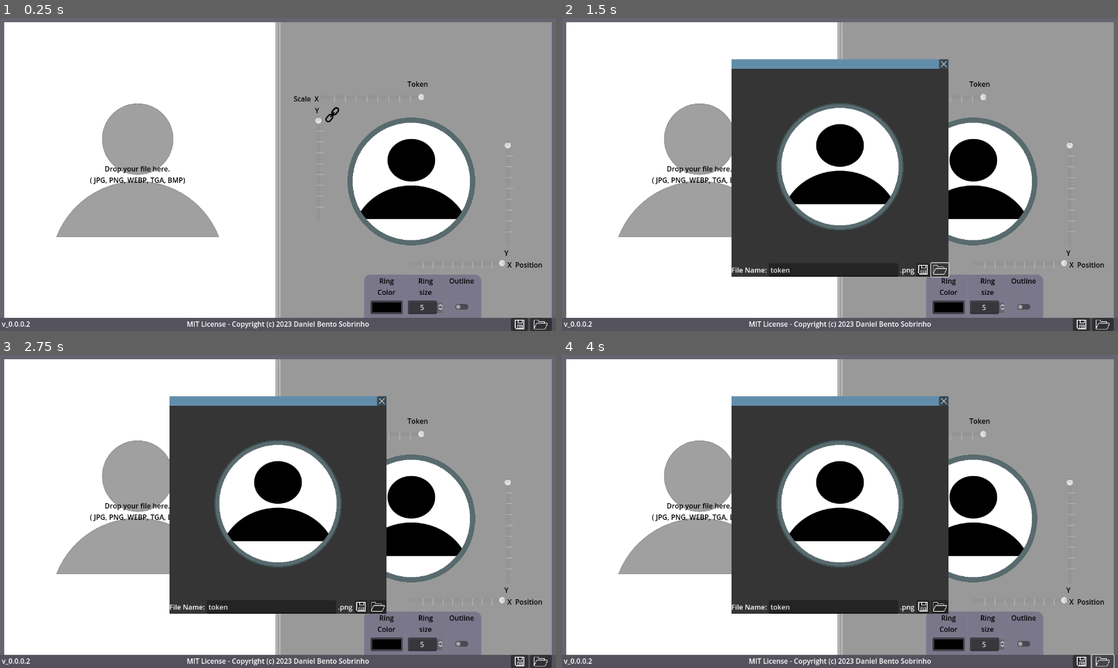
Above: before the commit, frames 1-4 (two rows, left to right).
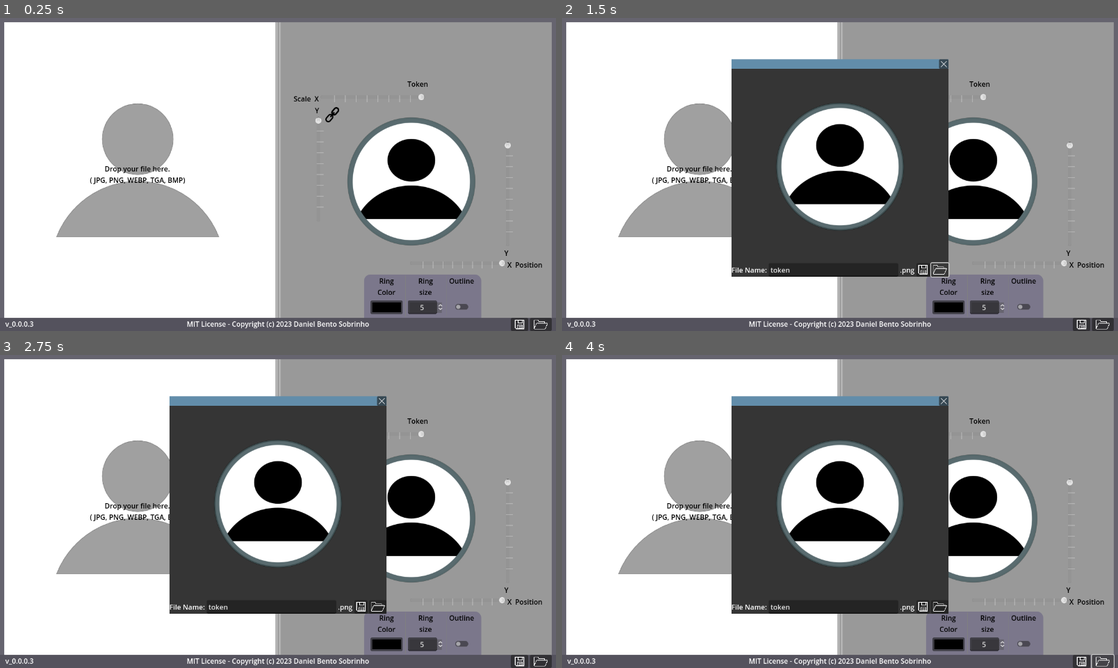
Above: after the commit, the same moments.

Repository: Daniel3dartist/Go.Token
Game: Godot game, scene res://Scenes/Main.tscn
The game is run twice, just before and just after one commit, with the same random seed, the same clock (stepped at 60 frames per second) and the same inputs.
Inputs (mouse positions are in pixels of both pictures, inside the frame that each line leads up to):
- Up to frame 1 (0.25 s): no input
- Up to frame 2 (1.5 s): click (1079, 324) at 0.5 s; click (940, 268) at 1.25 s
- Up to frame 3 (2.75 s): click "true" at 2 s
- Up to frame 4 (4 s): click (1023, 642) at 2.75 s; click (1101, 661) at 3.5 s

The runs differ from the first frame. In frame 1, 0.1% of the frame differs, in the area x 0-86%, y 31-99%; in frame 2, 0.2%, in the area x 0-86%, y 27-99%; in frame 3, 0.2%; in frame 4, 0.2%.

Commit message:
Fixed vector scaling bug when simultaneous input mode is activated.

Diff:
--- a/Scenes/Main.tscn
+++ b/Scenes/Main.tscn
@@ -81,8 +81,6 @@
 shader_parameter/uvs_y = 1.0
 shader_parameter/uvm_x = 0.0
 shader_parameter/uvm_y = null
-shader_parameter/smoothness = 0.0
-shader_parameter/shadow_smoothness = 0.0
 shader_parameter/tex_frg_2 = ExtResource("3")
 
 [sub_resource type="StyleBoxFlat" id="17"]
@@ -234,7 +232,6 @@
 custom_minimum_size = Vector2(240, 0)
 layout_mode = 2
 size_flags_horizontal = 3
-min_value = -1.0
 max_value = 1.0
 step = 0.1
 value = 1.0
@@ -262,7 +259,6 @@
 custom_minimum_size = Vector2(0, 240)
 layout_mode = 2
 size_flags_vertical = 3
-min_value = -1.0
 max_value = 1.0
 step = 0.1
 value = 1.0
@@ -722,11 +718,12 @@
 anchors_preset = 4
 anchor_top = 0.5
 anchor_bottom = 0.5
+offset_left = 8.0
 offset_top = -13.0
-offset_right = 86.0
+offset_right = 94.0
 offset_bottom = 13.0
 grow_vertical = 2
-text = " v_0.0.0.2"
+text = " v_0.0.0.3"
 
 [node name="MIT_Author" type="Label" parent="ColorRect"]
 layout_mode = 1
@@ -784,7 +781,9 @@
 grow_horizontal = 2
 grow_vertical = 2
 
+[connection signal="gui_input" from="Panel/HBoxContainer/Panel2/CenterContainer/Token/HBoxContainer/VBoxContainer/X_Scale_Input/X_Scale_Input_HSlider" to="Panel/HBoxContainer/Panel2/CenterContainer/Token/HBoxContainer/VBoxContainer/HBoxContainer2/CenterContainer/Token_TextureRect" method="_on_x_scale_input_h_slider_gui_input"]
 [connection signal="value_changed" from="Panel/HBoxContainer/Panel2/CenterContainer/Token/HBoxContainer/VBoxContainer/X …(216 unchanged characters)…
+[connection signal="gui_input" from="Panel/HBoxContainer/Panel2/CenterContainer/Token/HBoxContainer/VBoxContainer/HBoxContainer2/Y_Scale_Input/Y_Scale_Input_VSlider" to="Panel/HBoxContainer/Panel2/CenterContainer/Token/HBoxContainer/VBoxContainer/HBoxContainer2/CenterContainer/Token_TextureRect" method="_on_y_scale_input_v_slider_gui_input"]
 [connection signal="value_changed" from="Panel/HBoxContainer/Panel2/CenterContainer/Token/HBoxContainer/VBoxContainer/H …(231 unchanged characters)…
 [connection signal="value_changed" from="Panel/HBoxContainer/Panel2/CenterContainer/Token/HBoxContainer/VBoxContainer/H …(240 unchanged characters)…
 [connection signal="value_changed" from="Panel/HBoxContainer/Panel2/CenterContainer/Token/HBoxContainer/VBoxContainer/X …(225 unchanged characters)…
--- a/Scenes/save_panel.tscn
+++ b/Scenes/save_panel.tscn
@@ -23,8 +23,6 @@
 shader_parameter/uvs_y = 1.0
 shader_parameter/uvm_x = 0.0
 shader_parameter/uvm_y = null
-shader_parameter/smoothness = 0.01
-shader_parameter/shadow_smoothness = 0.01
 shader_parameter/tex_frg_2 = ExtResource("2")
 
 [node name="save_panel" type="Panel"]
--- a/Scripts/Main.gd
+++ b/Scripts/Main.gd
@@ -127,6 +127,8 @@
 	save_panel.get_node('VBoxContainer/HBoxContainer/CenterContainer/ViewportContainer2/SubViewport/CenterContainer/Token_TextureRect').material = Token.material
 	centerc.visible = true
 	centerc.add_child(save_panel)
+	var dir_button = save_panel.get_node('VBoxContainer/HBoxContainer2/Dir_path')
+	dir_button.connect("button_up", Callable(self, "_on_Dir_button_up"))
 
 	centerc.get_node("save_panel/VBoxContainer/HBoxContainer2/LineEdit").text = 'token'
 	save_panel.get_node("VBoxContainer/HBoxContainer2/Save_PNG_Token_File_button").connect("button_up", Callable(self, "_on_Save_PNG_Token_File_button_up"))
@@ -146,7 +148,3 @@
 		file_name = file_name + '.png'
 	save_path = BASE_PATH + '/tokens/%s' % file_name
 	_Save_Token(file_name)
-
-
-func _on_Dir_path_button_up():
-	_Open_Dir()
--- a/Scripts/Token_TextureRect.gd
+++ b/Scripts/Token_TextureRect.gd
@@ -4,6 +4,11 @@
 @onready var color_picker = self.get_parent().get_parent().get_parent().get_parent().get_node("VBoxContainer3/VBoxContainer/CenterContainer/ColorPickerButton")
 @onready var main_root = $"../../../../../../../../../.."
 
+@onready var x_scale = self.get_parent().get_parent().get_parent().get_node("X_Scale_Input/X_Scale_Input_HSlider")
+@onready var y_scale = self.get_parent().get_parent().get_node("Y_Scale_Input/Y_Scale_Input_VSlider")
+var x_scale_preview: float = 1.0
+var y_scale_preview: float = 1.0
+var slider_block
 
 func _ready():
 	main_root.connect("img_sz", Callable(self, "on_img_sz"))
@@ -19,18 +24,17 @@
 	var y = _size[1]
 	print('Size: : : ',_size)
 	if x != y:
-		var scale_x = $"../../../X_Scale_Input/X_Scale_Input_HSlider"
-		var scale_y = $"../../Y_Scale_Input/Y_Scale_Input_VSlider"
-		scale_x.value = 1.0
-		scale_y.value = 1.0
+		x_scale.value = 1.0
+		y_scale.value = 1.0
 		check_box.button_pressed = false
 		if x > y:
 			print('x')
-			scale_x.value = calc_scale(x)
-#			self.material.set_shader_parameter('uvs_x' , value)
+			x_scale.value = calc_scale(x)
+			self.material.set_shader_parameter('uvs_x' , x_scale.value)
 		else:
 			print('Y')
-			scale_y = calc_scale(y)
+			y_scale.value = calc_scale(y)
+			self.material.set_shader_parameter('uvs_y' , y_scale.value)
 
 func calc_scale(n):
 	var value = (n/500)*0.1
@@ -44,23 +48,28 @@
 		value = snappedf(value, 0.1)
 	return value
 
+func set_scale_diference(preview: float, new: float, vec_slider) -> float:
+	var difference = (preview - new) * -1
+	print('Difference: ' ,difference)
+	vec_slider.value += difference
+	return vec_slider.value
+
 func _on_X_Scale_Input_HSlider_value_changed(value):
-	var y_scale = self.get_parent().get_parent().get_node("Y_Scale_Input/Y_Scale_Input_VSlider")
-	print(value)
+	print('X_Scale: ', value)
+	if check_box.button_pressed == true and slider_block != x_scale.name:
+		y_scale_preview = set_scale_diference(x_scale_preview, value, y_scale)
+
 	self.material.set_shader_parameter('uvs_x' , value)
-	if check_box.button_pressed == true:
-		self.material.set_shader_parameter('uvs_y' , value)
-		y_scale.value = value
+	x_scale_preview = value
 
 
 func _on_Y_Scale_Input_VSlider_value_changed(value):
-	print(value)
-	var x_scale = self.get_parent().get_parent().get_parent().get_node("X_Scale_Input/X_Scale_Input_HSlider")
+	print('Y_Scale: ', value)
+	if check_box.button_pressed == true and slider_block != y_scale.name:
+		x_scale_preview = set_scale_diference(y_scale_preview, value, x_scale)
+
 	self.material.set_shader_parameter('uvs_y' , value)
-
-	if check_box.button_pressed == true:
-		self.material.set_shader_parameter('uvs_x' , value)
-		x_scale.value = value
+	y_scale_preview = value
 
 
 func _on_Y_Position_Input_VSlider_value_changed(value):
@@ -89,3 +98,11 @@
 		self.material.set_shader_parameter('shadow_color' , Color('#303030'))
 	else:
 		self.material.set_shader_parameter('shadow_color' , Color('#00303030'))
+
+
+func _on_y_scale_input_v_slider_gui_input(event):
+	slider_block = x_scale.name
+
+
+func _on_x_scale_input_h_slider_gui_input(event):
+	slider_block = y_scale.name
--- a/shader/Token_Shader.gdshader
+++ b/shader/Token_Shader.gdshader
@@ -18,8 +18,7 @@
 
 const vec4 alpha_color= vec4(0,0,0,0);
 
-uniform float smoothness=0.00;
-uniform float shadow_smoothness=0.01;
+const float smoothness=0.003;
 
 void vertex() {
 // Output:0
@@ -37,12 +36,12 @@
 	float n_out2p1 = tex_frg_2_read.a;
 
 // Shadow
-
+	float outline_smoothness = smoothness;
     vec2 shadow_uv = UV-vec2(0.5,0.5);
     float shadow_dist = length(shadow_uv);
 
-    vec4 shadow = mix(alpha_color, shadow_color, smoothstep(inner_shadow - shadow_smoothness, inner_shadow + shadow_smoothness, shadow_dist));
-    shadow = mix(shadow, alpha_color, smoothstep(outer_shadow-smoothness,outer_shadow+shadow_smoothness,shadow_dist));
+    vec4 shadow = mix(alpha_color, shadow_color, smoothstep(inner_shadow - outline_smoothness, inner_shadow + outline_smoothness, shadow_dist));
+    shadow = mix(shadow, alpha_color, smoothstep(outer_shadow-smoothness,outer_shadow+outline_smoothness,shadow_dist));
 
 
 // Cicle
